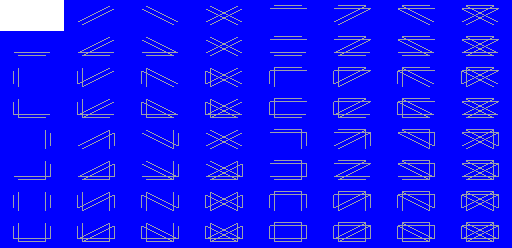
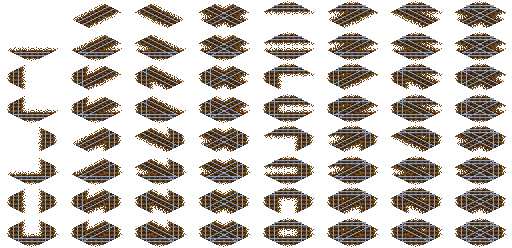
Layer changes from the first w=512, h=248 image to the second:
hid "SA_-" over [13, 5, 499, 242]
showed "orig", painted on it over [0, 0, 512, 248]
hid "Blue" over [0, 0, 512, 248]
